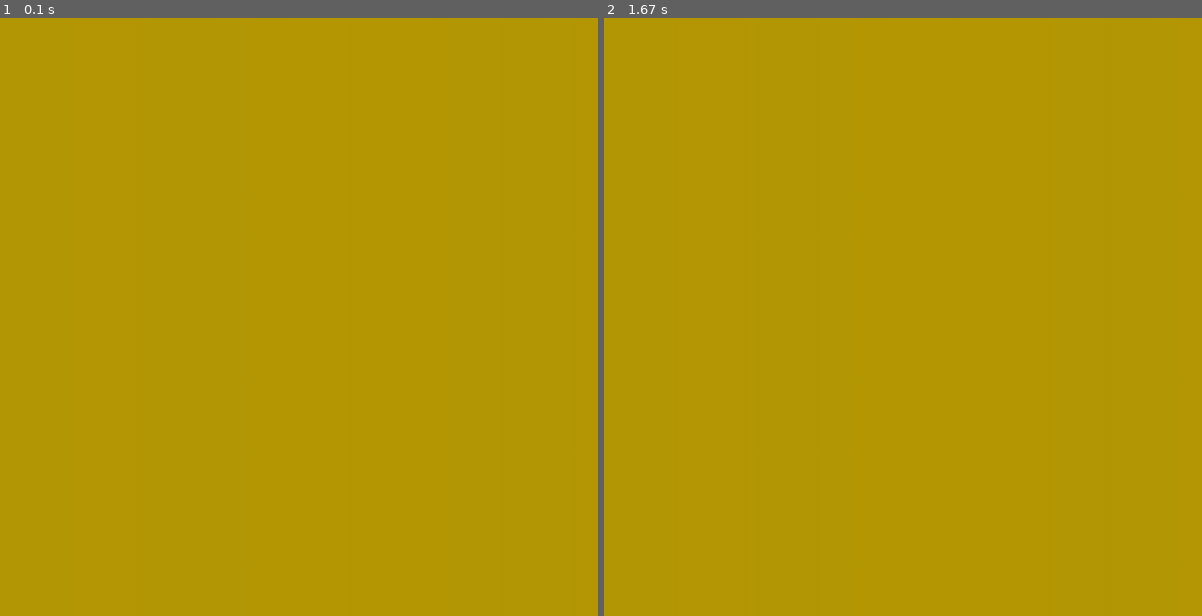
Above: before the commit, frames 1-2 (left to right).
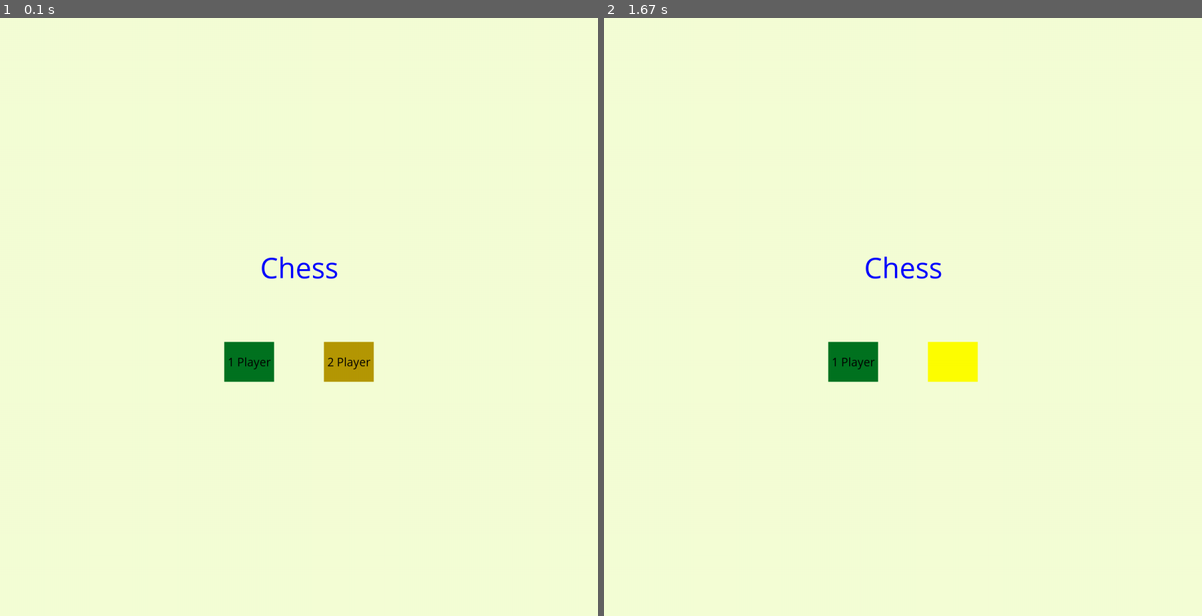
Above: after the commit, the same moments.

Repository: sarvesh10491/pygames
Game: pygame game, started from chess/src/main.py
The game is run twice, just before and just after one commit, with the same random seed, the same clock (stepped at 60 frames per second) and the same inputs.
Inputs (mouse positions are in pixels of both pictures, inside the frame that each line leads up to):
- Up to frame 1 (0.1 s): no input
- Up to frame 2 (1.67 s): press the mouse at (950, 358) at 0.37 s; move the mouse to (938, 430) at 0.47 s; release the mouse at (920, 496) at 0.6 s

The runs differ from the first frame. In frame 1, 100% of the frame differs, in the area x 0-100%, y 0-100%; in frame 2, 100%.

Commit message:
Updates to chess - Interface class

Diff:
--- a/chess/src/game.py
+++ b/chess/src/game.py
@@ -3,6 +3,8 @@
 import os
 import pygame
 import sys
+
+from utils.interface import *
 
 sys.path.insert(0, '../res')
 from fonts import *
@@ -23,13 +25,23 @@
         self.clock = pygame.time.Clock()
         self.fps = 15
 
+        self.interface = Interface(self.screen_surface, self.screen_width, self.screen_height)
+
 
     def gameIntro(self):
         intro = True
 
-        self.screen_surface.fill(chrome)
+        self.screen_surface.fill(lime)
+
+        self.interface.msg_to_screen("Chess", blue, -100, "large")
 
         while intro:
+            if 1 == self.interface.button("1 Player", 450,650,100,80, "one_player", darkgreen, green):
+                pass
+            if 2 == self.interface.button("2 Player", 650,650,100,80, "two_player", chrome, yellow):
+                self.gameLoop()
+
+
             pygame.display.update()
 
             for event in pygame.event.get():
@@ -72,6 +84,7 @@
 
 
         pygame.draw.rect(self.screen_surface, purple, ((self.screen_width//2)-150, (self.screen_height//2)-40, 300, 80))
+        self.interface.msg_to_screen("Game exit", cyan, size="large")
         pygame.display.update()
         time.sleep(2)
         pygame.quit()
--- /dev/null
+++ b/chess/src/utils/interface.py
@@ -0,0 +1,54 @@
+import os
+import pygame
+import sys
+
+sys.path.insert(0, '../res')
+from fonts import *
+from colors import *
+
+pygame.init()
+
+class Interface():
+    def __init__(self, surface, width, height):
+        self.surface = surface
+        self.width = width
+        self.height = height
+
+
+    def msg_to_screen(self, msg, color, y_offset=0, size="small"):
+        textSurf, textRect = self.text_object(msg, color, size)
+        textRect.center = (self.width//2),(self.height//2)+y_offset
+        self.surface.blit(textSurf, textRect)
+
+
+    def text_object(self, text, color, size):
+        if size == "small":
+            textSurface = smallfont.render(text, True, color)
+        if size == "medium":
+            textSurface = medfont.render(text, True, color)
+        if size == "large":
+            textSurface = largefont.render(text, True, color)
+        return textSurface, textSurface.get_rect()
+
+    def button(self, text, x, y, wd, ht, action=None, inactColor=grey, actColor=white, textColor=black):
+        cur = pygame.mouse.get_pos()
+        click = pygame.mouse.get_pressed()
+
+        if x < cur[0] < x+wd and y < cur[1] < y+ht:
+            pygame.draw.rect(self.surface, actColor, (x, y, wd, ht))
+            if click[0] == 1 and action != None:
+                if action == "one_player":
+                    return 1
+                if action == "two_player":
+                    return 2
+
+        else:
+            pygame.draw.rect(self.surface, inactColor, (x, y, wd, ht))
+
+        self.text_to_button(text, textColor, x, y, wd, ht)
+
+
+    def text_to_button(self, msg, color, buttonX, buttonY, buttonWidth, buttonHeight, size="small"):
+        textSurf, textRect = self.text_object(msg,color,size)
+        textRect.center = ((buttonX+(buttonWidth//2)), (buttonY+(buttonHeight//2)))
+        self.surface.blit(textSurf, textRect)
